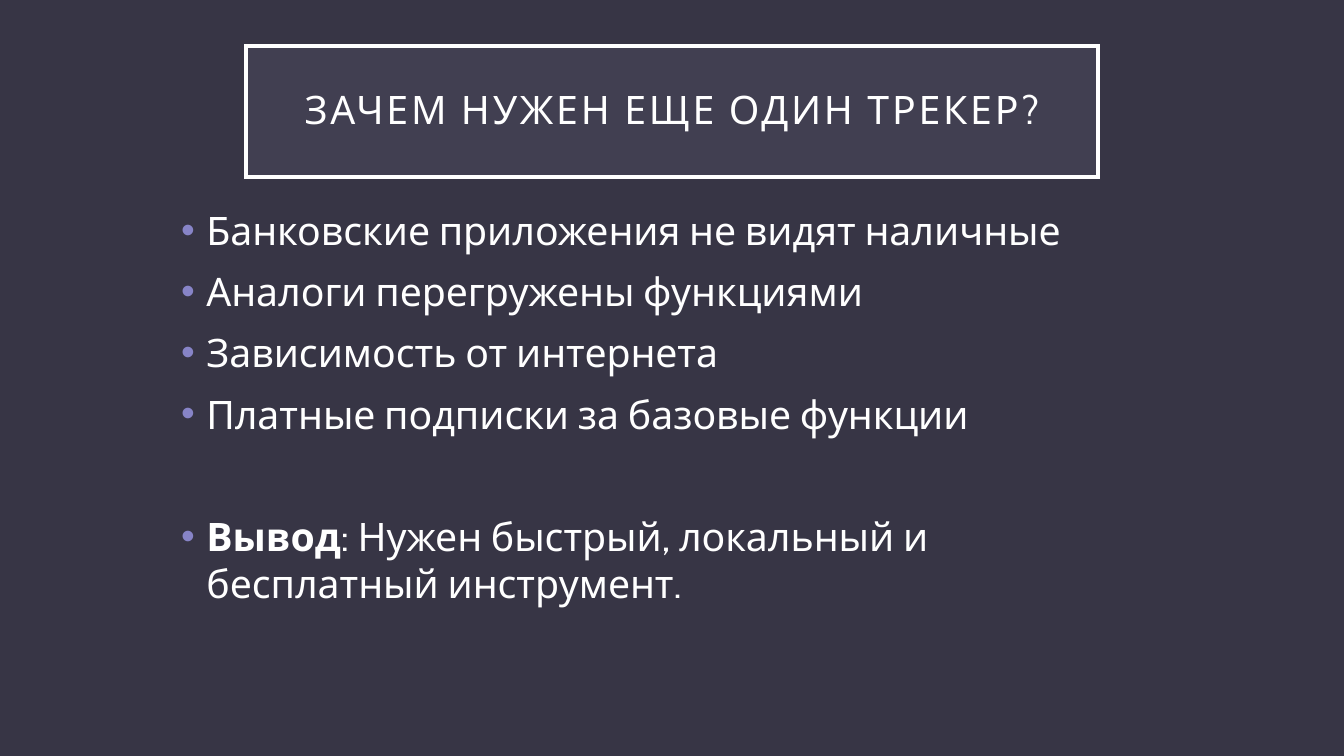
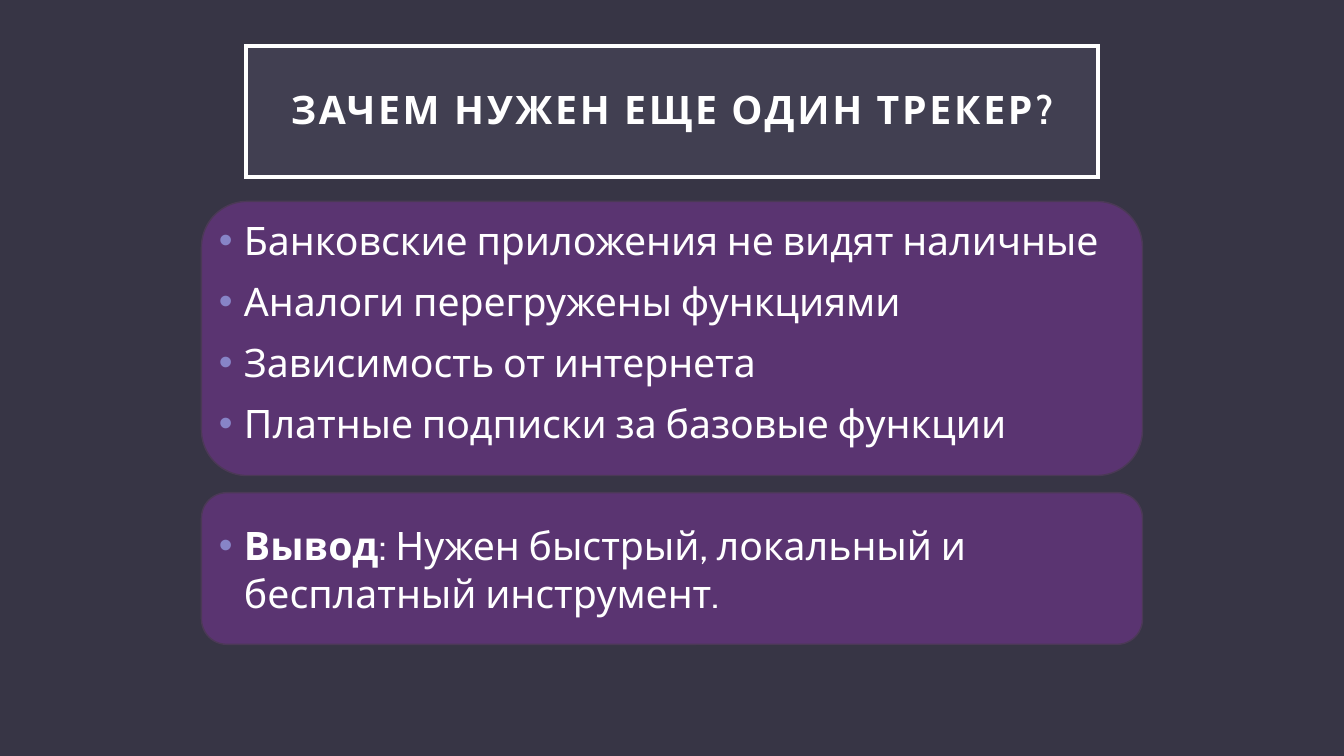
Before and after one commit to fl0k1337/qwe, a slide deck: slide 2 of Разработка мобильного приложения «ExpenseTracker».pptx. Drawn at 1344x756 pixels with LibreOffice and Linux fonts; fonts in the diff are those of the drawing. Boxes give left, top, right and bottom in pixels: in the first picture for what was removed or moved away, otherwise in the second. Text is boxed around its words. In the diff, an @@ line names an element or a change of style, - is before the commit and + after.

```diff
--- a/Разработка мобильного приложения «ExpenseTracker».pptx
+++ b/Разработка мобильного приложения «ExpenseTracker».pptx
@@ title "ЗАЧЕМ НУЖЕН ЕЩЕ ОДИН ТРЕКЕР?" at (246,46,1098,177): bold on @@
@@ rounded rectangle added at (202,202,1143,476), fill #5A3471, outline #4C3A57 1 pt @@
@@ text "Банковские приложения не видят наличные": place and size @@
-text "Банковские приложения не видят наличные" at (206,217,1061,608)
+text "Банковские приложения не видят наличные" at (244,227,1098,618)
@@ rounded rectangle added at (202,493,1143,644), fill #5A3471, outline #4C3A57 1 pt @@
```
Also in this commit, not shown: 8 other slides changed.
